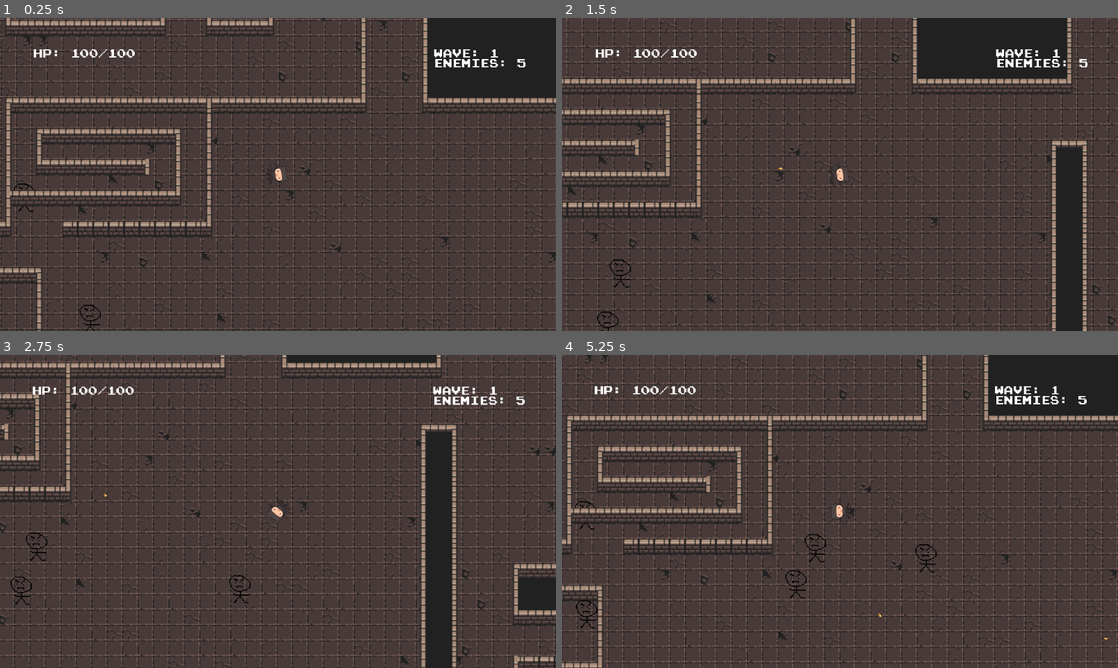
Above: before the commit, frames 1-4 (two rows, left to right).
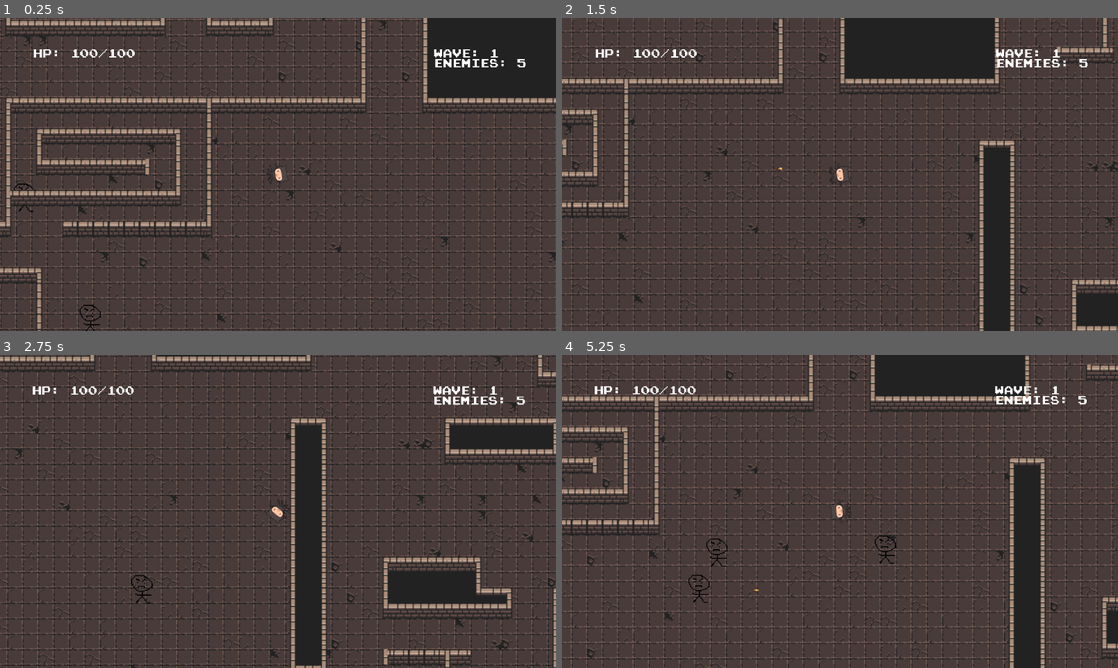
Above: after the commit, the same moments.

Repository: Jeelo-byte/2-sacrifices-must-be-made-
Game: Godot game, scene res://Sences/main.tscn
The game is run twice, just before and just after one commit, with the same random seed, the same clock (stepped at 60 frames per second) and the same inputs.
Inputs (mouse positions are in pixels of both pictures, inside the frame that each line leads up to):
- Up to frame 1 (0.25 s): no input
- Up to frame 2 (1.5 s): tap Enter (ui_accept) at 0.5, 0.77 s; move the mouse to (962, 158) at 0.52 s; hold D (right) 0.53-1.28 s; hold Alt (dash, bound only after the commit) 0.53-1.28 s; move the mouse to (728, 190) at 1.27 s; hold S (down) from 1.28 s (still down); click (728, 190) at 1.35 s
- Up to frame 3 (2.75 s): tap Enter (ui_accept) at 1.52 s; tap Alt (dash, bound only after the commit) at 1.55 s; move the mouse to (333, 442) at 2.02 s; release S (down) at 2.03 s; hold D (right) from 2.03 s (still down); hold Alt (dash, bound only after the commit) from 2.03 s (still down)
- Up to frame 4 (5.25 s): move the mouse to (812, 574) at 2.77 s; release D (right) at 2.78 s; release Alt (dash, bound only after the commit) at 2.78 s; hold W (up) 2.78-3.53 s; tap Alt (dash, bound only after the commit) at 2.85, 3.8, 4.35 s; tap Enter (ui_accept) at 3.02, 3.77, 4.52 s; move the mouse to (1006, 558) at 3.52 s; press the mouse at (1006, 558) at 3.53 s; hold A (left) 3.53-5.03 s; move the mouse to (673, 464) at 4.27 s; release the mouse at (673, 464) at 4.28 s; move the mouse to (867, 511) at 5.02 s; hold S (down) from 5.03 s (still down); hold Alt (dash, bound only after the commit) from 5.03 s (still down)

The runs differ from the first frame. In frame 2, 26% of the frame differs, in the area x 0-100%, y 0-100%; in frame 3, 36%; in frame 4, 36%.

Commit message:
Dash feature added.

Diff:
--- a/Scripts/Player/player.gd
+++ b/Scripts/Player/player.gd
@@ -1,29 +1,25 @@
 extends CharacterBody2D
-
 @export var bullet: PackedScene
 @export var bullet_speed = 1500
 @export var offset_scale = 140
 @export var offset_rot = 270
 @export var max_health: int = 100
 @export var damage_cooldown: float = 1.0
-
 @onready var anim: AnimatedSprite2D = $PlayerAnim
 signal health_changed(current_health: int, max_health: int)
-
 var movespeed = 500
 var current_health: int
 var can_take_damage: bool = true
-
+var dash_drain_timer: float = 0.0
+var dash_drain_rate: float = 1.0
 func _ready():
 	add_to_group("player")
 	anim.play("idle")
 	current_health = max_health
 	call_deferred("emit_initial_health")
 	global_position = Vector2(0, 0)
-
 func emit_initial_health():
 	health_changed.emit(current_health, max_health)
-
 func _physics_process(delta):
 	var direction = Vector2()
 	if current_health != 0:
@@ -35,40 +31,50 @@
 			direction.x -= 1
 		if Input.is_action_pressed("right"):
 			direction.x += 1
+
 		if Input.is_action_just_pressed("LMB"):
 			fire()
 
+		var is_dashing = Input.is_action_pressed("dash")
+
 		if direction != Vector2.ZERO:
-			velocity = direction.normalized() * movespeed
+			var speed = movespeed
+			if is_dashing:
+				speed *= 2
+			velocity = direction.normalized() * speed
 		else:
 			velocity = Vector2.ZERO
 
+		if is_dashing and direction != Vector2.ZERO:
+			dash_drain_timer += delta
+			if dash_drain_timer >= dash_drain_rate:
+				current_health = max(current_health - 1, 0)
+				health_changed.emit(current_health, max_health)
+				dash_drain_timer = 0.0
+		else:
+			dash_drain_timer = 0.0
+
 		move_and_slide()
 		look_at((get_global_mouse_position() - anim.global_position).rotated(deg_to_rad(offset_rot)) + anim.global_position)
-
 func fire():
 	var bullet_instance = bullet.instantiate()
 	bullet_instance.global_position = anim.global_position + offset_scale * Vector2(cos(rotation + deg_to_rad(offset_rot + 180)), sin(rotation + deg_to_rad(offset_rot + 180)))
 	bullet_instance.rotation = rotation + deg_to_rad(offset_rot)
 	bullet_instance.apply_impulse(Vector2(bullet_speed, 0).rotated(rotation + deg_to_rad(offset_rot + 180)))
 	get_tree().get_root().add_child(bullet_instance)
-
 func take_damage(damage_amount: int):
 	if not can_take_damage:
 		return
-
 	current_health = max(current_health - damage_amount, 0)
 	health_changed.emit(current_health, max_health)
 	create_damage_effect()
 	can_take_damage = false
 	get_tree().create_timer(damage_cooldown).timeout.connect(func(): can_take_damage = true)
-
 func create_damage_effect():
 	var tween = create_tween()
 	tween.set_loops(3)
 	tween.tween_property(anim, "modulate", Color.RED, 0.1)
 	tween.tween_property(anim, "modulate", Color.WHITE, 0.1)
-
 func die():
 	current_health = 0
 	var game_over_screen = get_node("../UI/GameOverScreen")
--- a/project.godot
+++ b/project.godot
@@ -47,7 +47,8 @@
 "events": [Object(InputEventMouseButton,"resource_local_to_scene":false,"resource_name":"","device":-1,"window_id":0,"a …(253 unchanged characters)…
 ]
 }
-
-[rendering]
-
-viewport/hdr_2d=true
+dash={
+"deadzone": 0.2,
+"events": [Object(InputEventKey,"resource_local_to_scene":false,"resource_name":"","device":0,"window_id":0,"alt_pressed":false,"shift_pressed":false,"ctrl_pressed":false,"meta_pressed":false,"pressed":false,"keycode":0,"physical_keycode":4194328,"key_label":0,"unicode":0,"location":0,"echo":false,"script":null)
+]
+}
